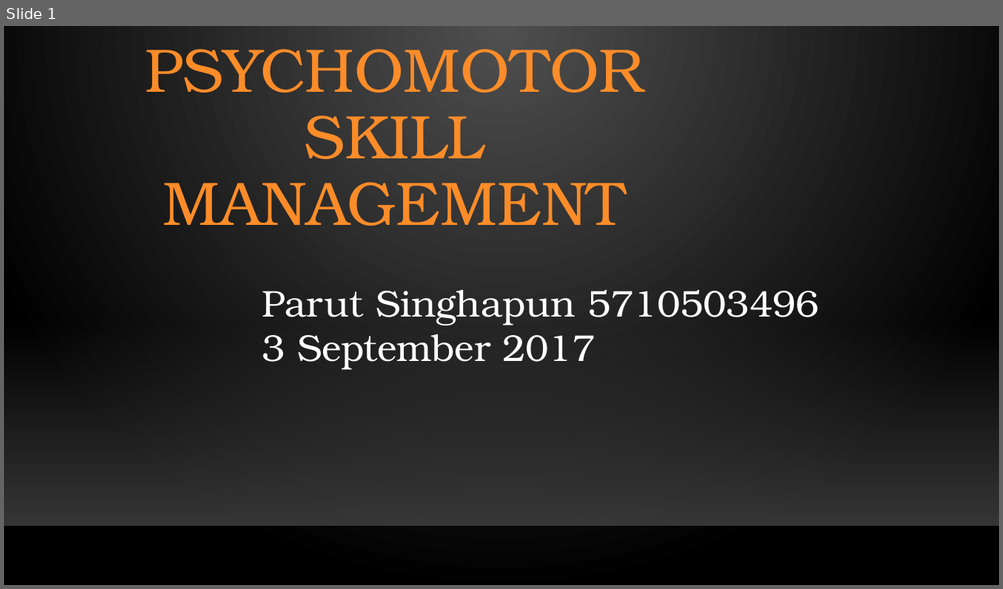
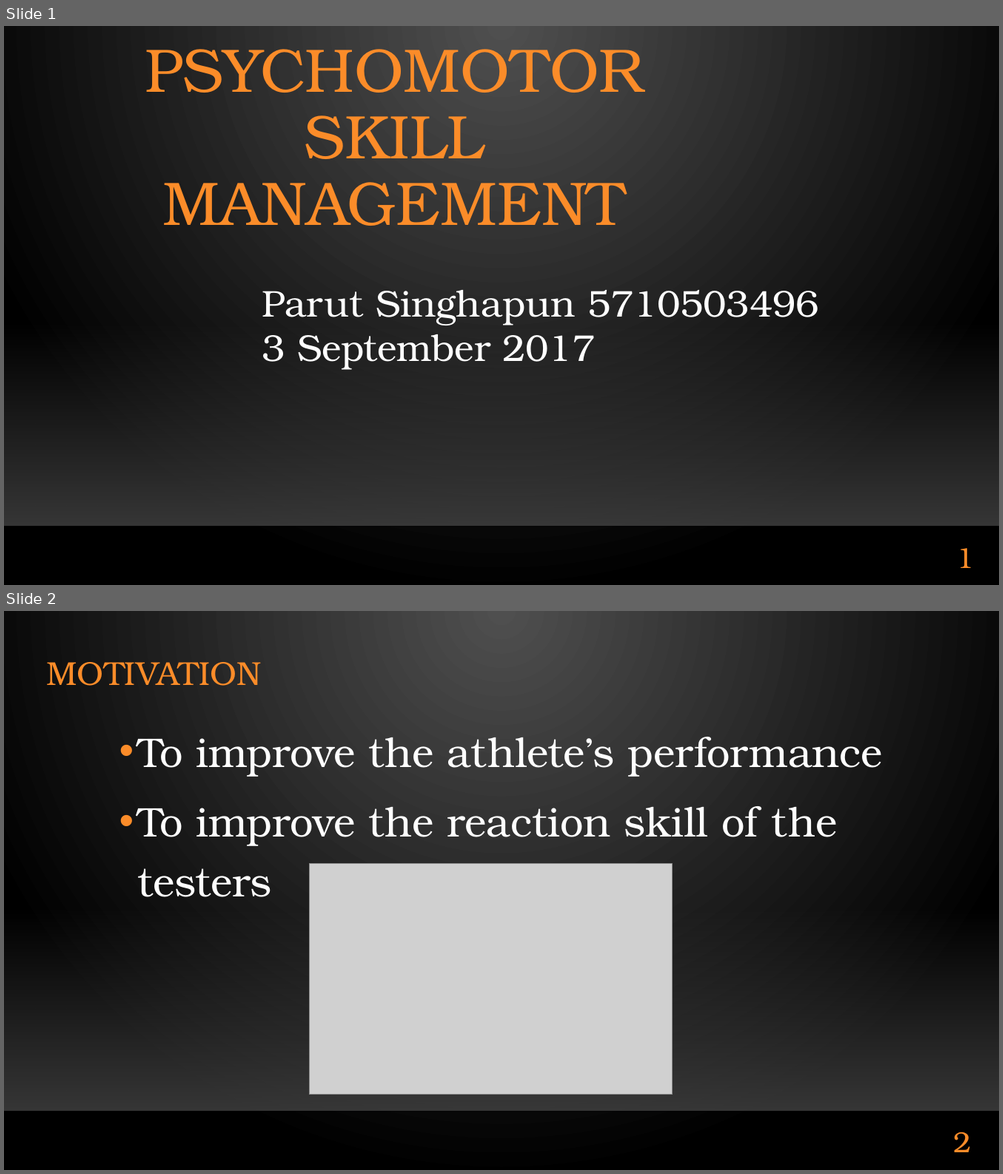
Before and after one commit to Al0nesauurs/etc, a slide deck: Work/present_iWing v2.pptx. Shown one above the other, each under a label of ours: slide 1 before the commit, slides 1 and 2 after it. The pictures are 1003x589 and 1003x1174 pixels, drawn with LibreOffice and Linux fonts; fonts in the diff are those of the drawing; grey boxes stand for pictures; background and template pictures are left out. Boxes give left, top, right and bottom in pixels: in the first picture for what was removed or moved away, otherwise in the second. Text is boxed around its words. In the diff, an @@ line names an element or a change of style, - is before the commit and + after.

```diff
--- a/Work/present_iWing v2.pptx
+++ b/Work/present_iWing v2.pptx
@@ slide 2 added at (x1=4, y1=611, x2=999, y2=1170), background gradient #505050 to #000000; not listed: 2 template elements that a slide beside it also shows @@
@@ title added at (x1=46, y1=662, x2=261, y2=686), 32 pt, text #FB8C29 @@
+MOTIVATION
@@ text added at (x1=138, y1=737, x2=882, y2=897), 40 pt, text #FFFFFF @@
+• To improve the athlete’s performance
+• To improve the reaction skill of the testers
@@ picture added at (x1=309, y1=864, x2=672, y2=1094) @@
@@ page number added at (x1=953, y1=1132, x2=970, y2=1153), 28 pt, text #FB8C29 @@
+2
@@ slide 1 changed as well @@
@@ page number added at (x1=956, y1=548, x2=973, y2=568), 28 pt, text #FB8C29 @@
+1
```
Also in this commit, not shown: 11 other slides changed, 1 other slide added.
